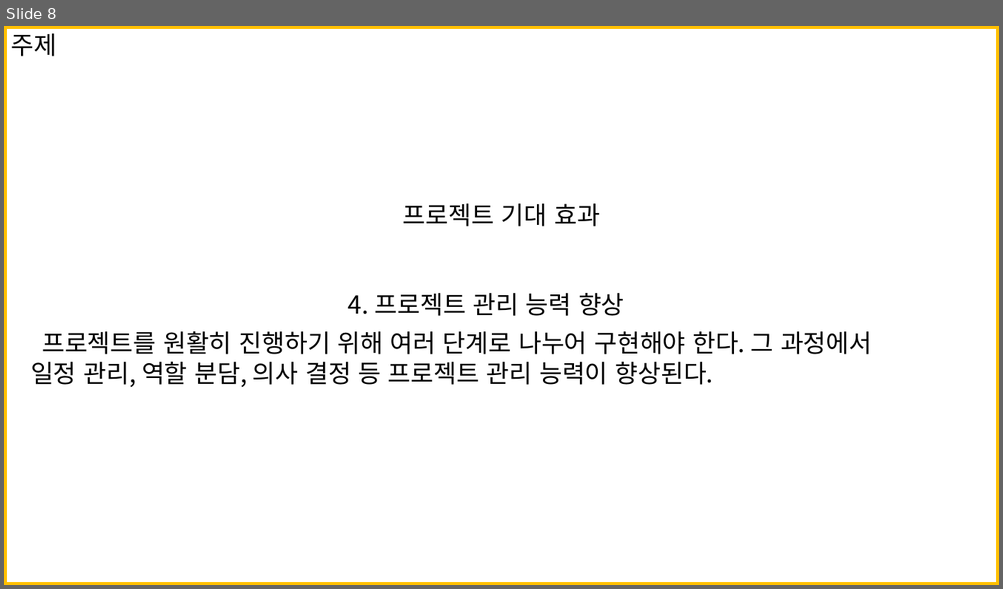
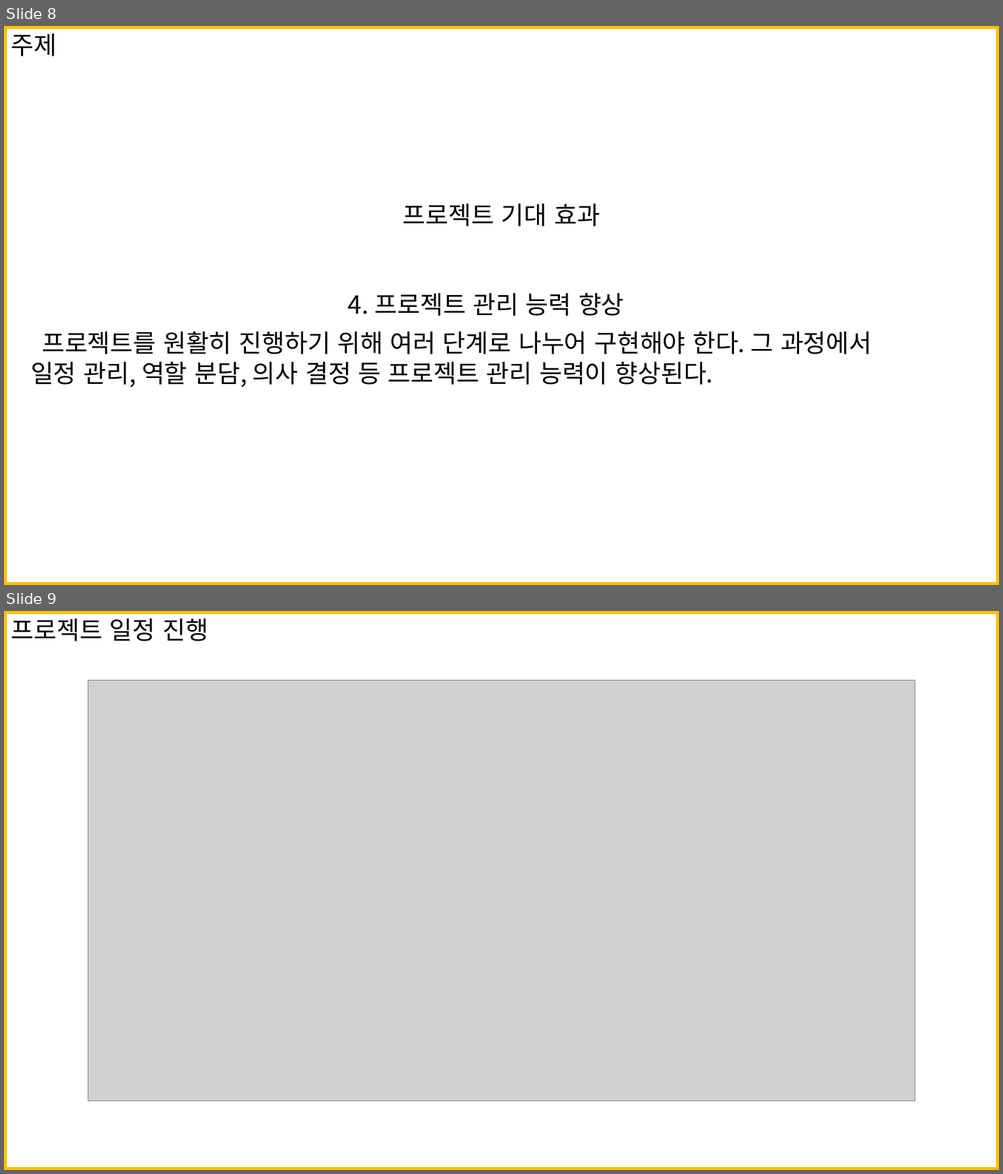
Before and after one commit to 909ma/ATM-System-using-by-C-Language, a slide deck: 기타/발표 자료/메인 발표 시트(양식 이대로 안 합니다, 빨리 짠다고 진짜 골자만 짠 거에요. 그냥 텍스트만 보시고 이렇게 있구나 하시면 도비니다).pptx. Shown one above the other, each under a label of ours: slide 8 before the commit, slides 8 and 9 after it. The pictures are 1003x589 and 1003x1174 pixels, drawn with LibreOffice and Linux fonts; fonts in the diff are those of the drawing; grey boxes stand for pictures. Boxes give left, top, right and bottom in pixels: in the first picture for what was removed or moved away, otherwise in the second. Text is boxed around its words. In the diff, an @@ line names an element or a change of style, - is before the commit and + after.

```diff
--- a/기타/발표 자료/메인 발표 시트(양식 이대로 안 합니다, 빨리 짠다고 진짜 골자만 짠 거에요. 그냥 텍스트만 보시고 이렇게 있구나 하시면 도비니다).pptx
+++ b/기타/발표 자료/메인 발표 시트(양식 이대로 안 합니다, 빨리 짠다고 진짜 골자만 짠 거에요. 그냥 텍스트만 보시고 이렇게 있구나 하시면 도비니다).pptx
@@ slide 9 added at bbox=[4, 611, 999, 1170], background #FFFFFF @@
@@ rectangle added at bbox=[4, 611, 999, 1170], outline #FFC000 6 pt @@
@@ text added at bbox=[11, 618, 208, 641], 24 pt, text #000000 @@
+프로젝트 일정 진행
@@ picture added at bbox=[88, 681, 914, 1102] @@
```
Also in this commit, not shown: 2 slides changed.
